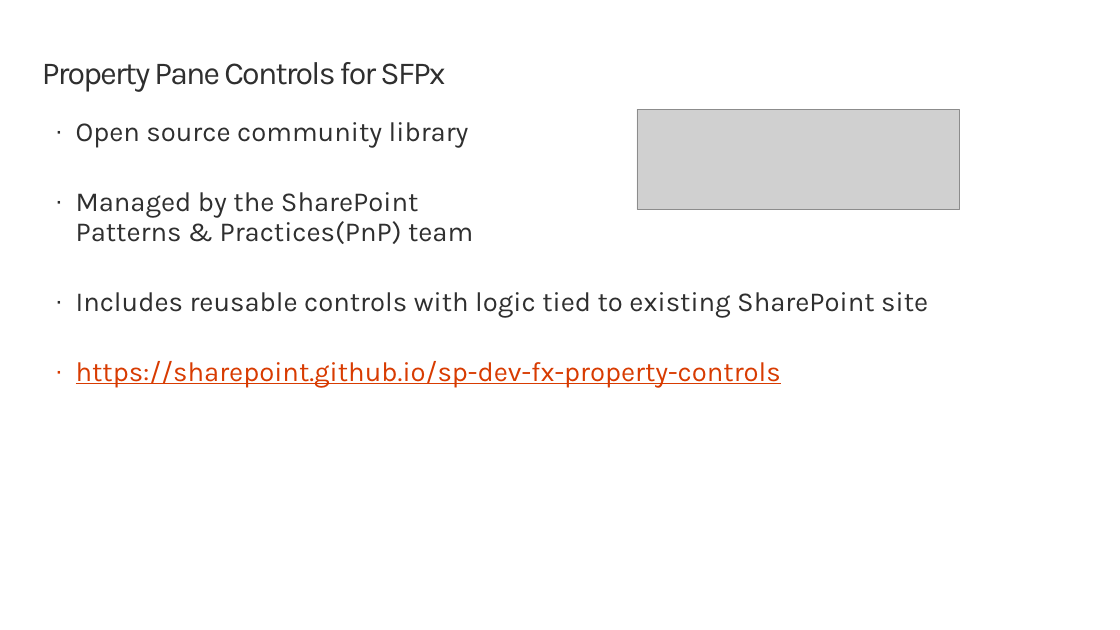
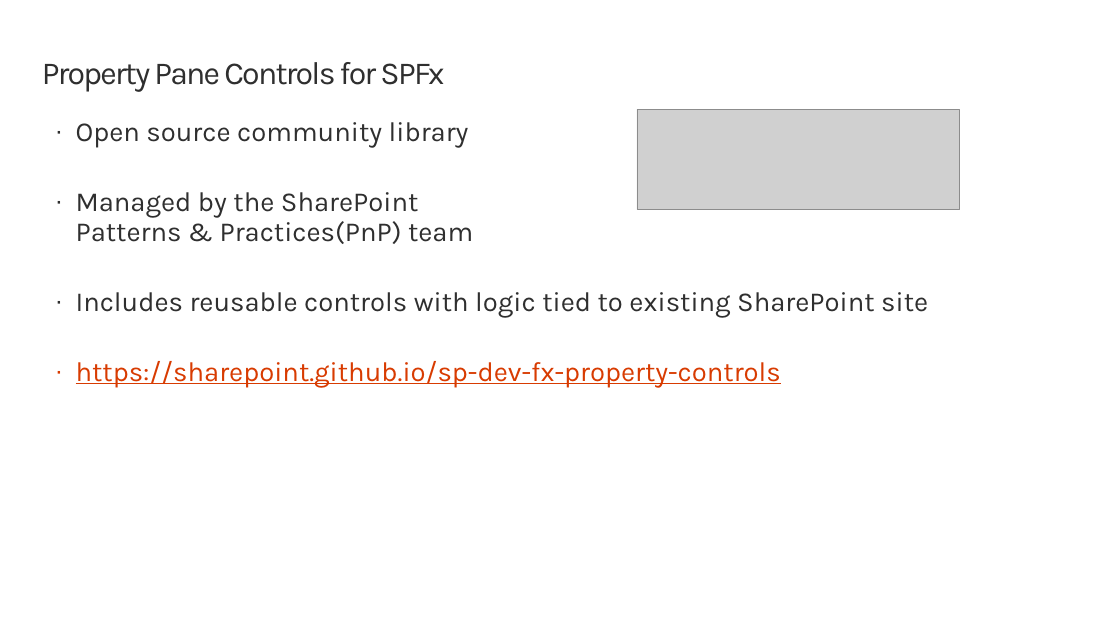
Before and after one commit to SharePoint/sp-dev-training-spfx-webpart-proppane, a slide deck: slide 4 of 03 pnpcontrols.pptx. Drawn at 1120x630 pixels with LibreOffice and Linux fonts; fonts in the diff are those of the drawing; grey boxes stand for pictures; background and template pictures are left out. Boxes give left, top, right and bottom in pixels: in the first picture for what was removed or moved away, otherwise in the second. Text is boxed around its words. In the diff, an @@ line names an element or a change of style, - is before the commit and + after.

Commit message:
slide typo fixes

```diff
--- a/03 pnpcontrols.pptx
+++ b/03 pnpcontrols.pptx
@@ title at [42,62,444,92]: text changed @@
-Property Pane Controls for SFPx
+Property Pane Controls for SPFx
```
Also in this commit, not shown: 2 other files.
